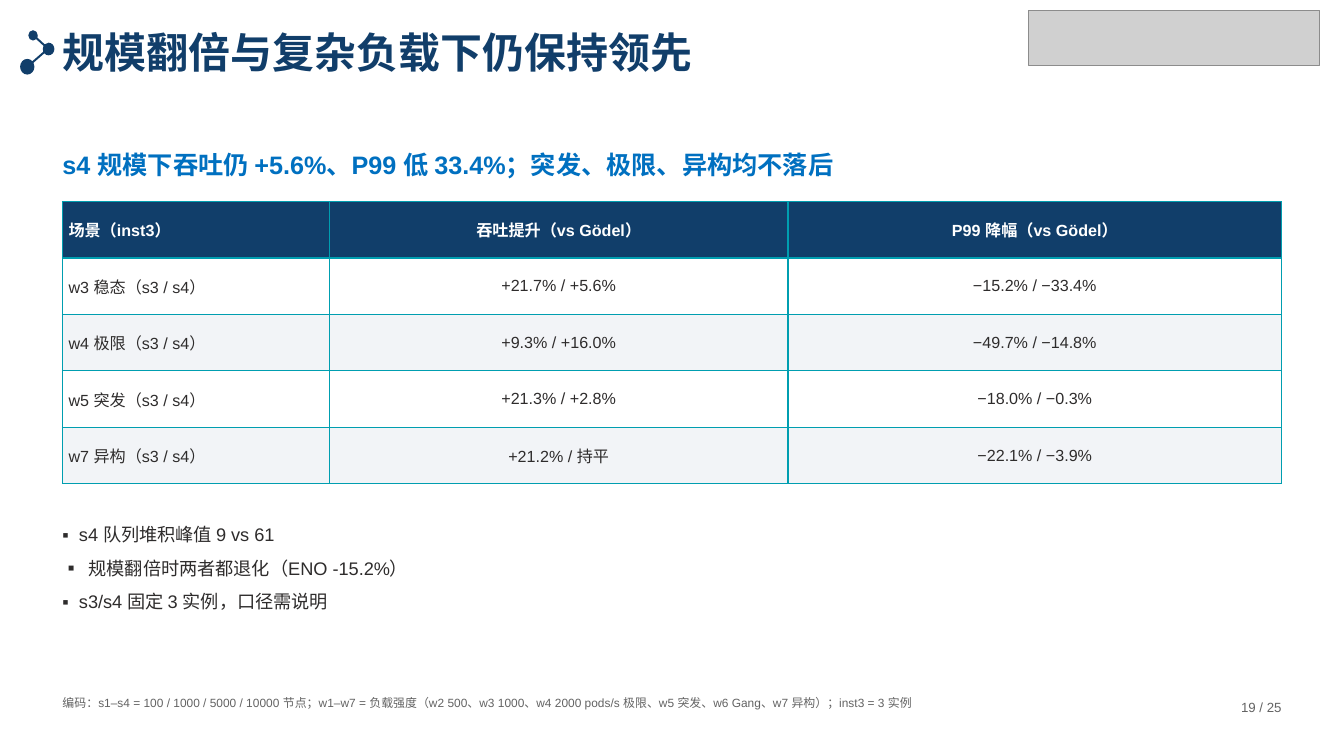
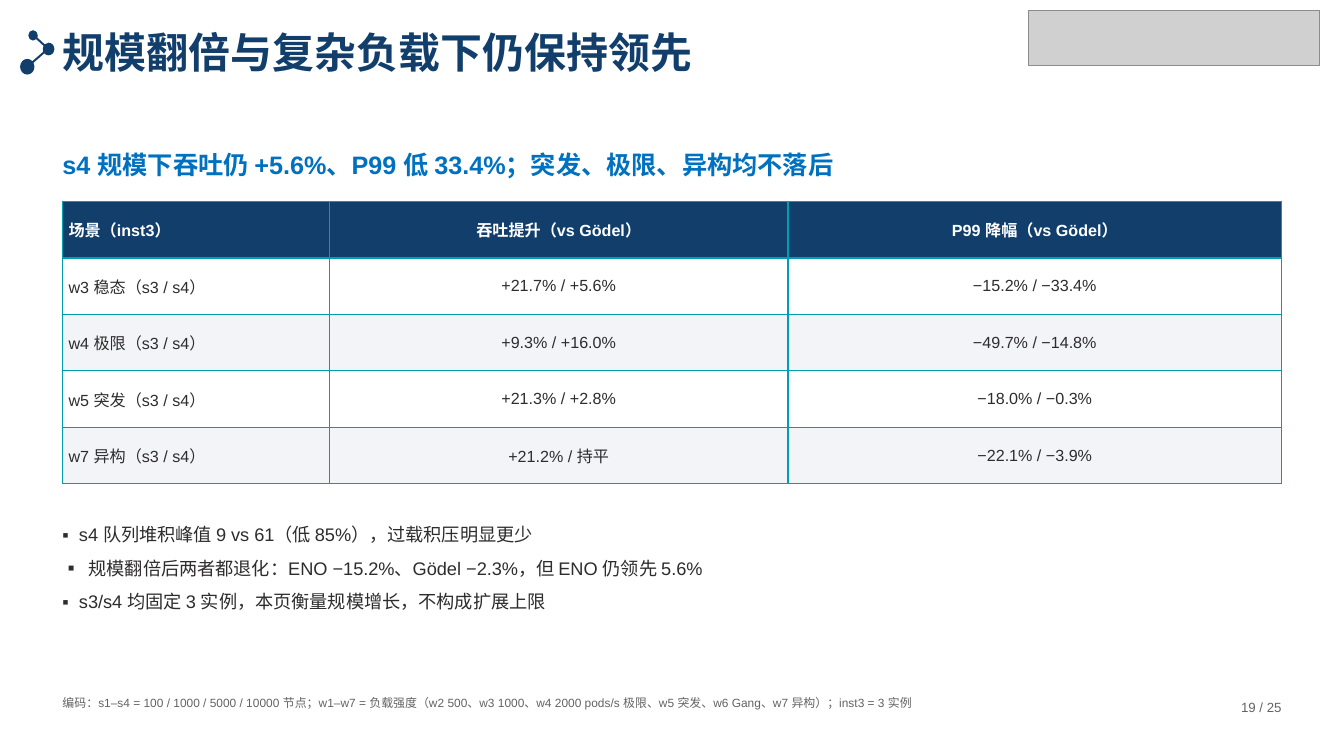
Before and after one commit to tengfei86/godel-scheduler, a slide deck: slide 19 of docs/thesis/defense/答辩PPT-北航模板版.pptx. Drawn at 1344x756 pixels with LibreOffice and Linux fonts; fonts in the diff are those of the drawing; grey boxes stand for pictures. Boxes give left, top, right and bottom in pixels: in the first picture for what was removed or moved away, otherwise in the second. Text is boxed around its words. In the diff, an @@ line names an element or a change of style, - is before the commit and + after.

```diff
--- a/docs/thesis/defense/答辩PPT-北航模板版.pptx
+++ b/docs/thesis/defense/答辩PPT-北航模板版.pptx
@@ text at bbox=[79, 525, 702, 610]: text changed @@
-▪ s4 队列堆积峰值 9 vs 61
-▪ 规模翻倍时两者都退化（ENO -15.2%）
-▪ s3/s4 固定 3 实例，口径需说明
+▪ s4 队列堆积峰值 9 vs 61（低 85%），过载积压明显更少
+▪ 规模翻倍后两者都退化：ENO −15.2%、Gödel −2.3%，但 ENO 仍领先 5.6%
+▪ s3/s4 均固定 3 实例，本页衡量规模增长，不构成扩展上限
```
Also in this commit, not shown: 3 other files.
